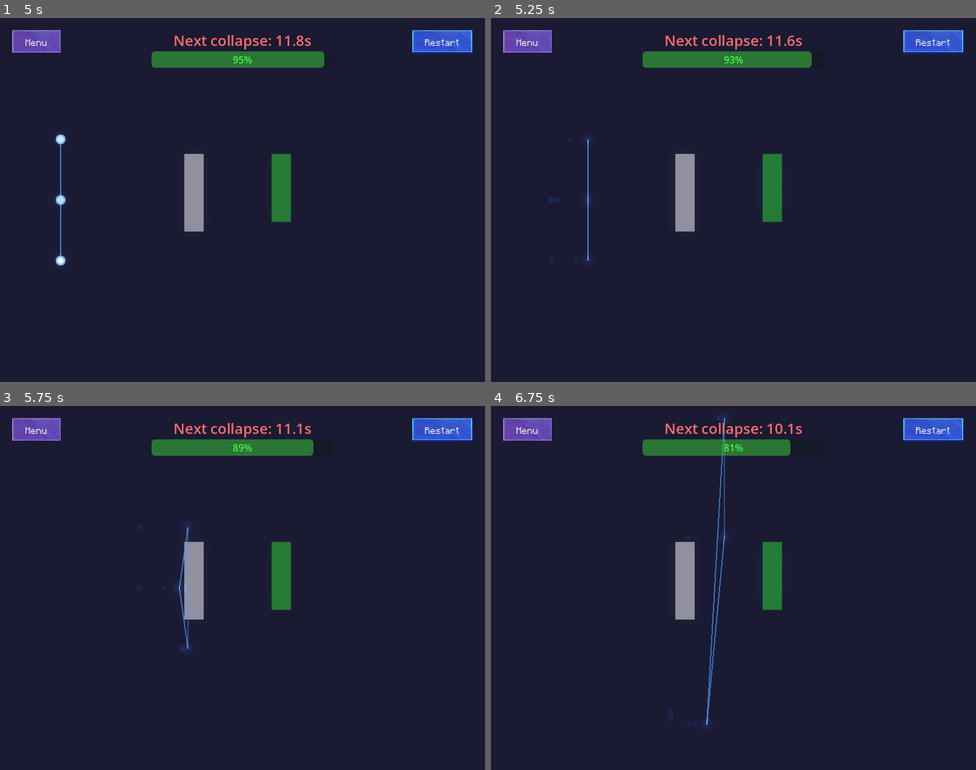
Above: before the commit, frames 1-4 (two rows, left to right).
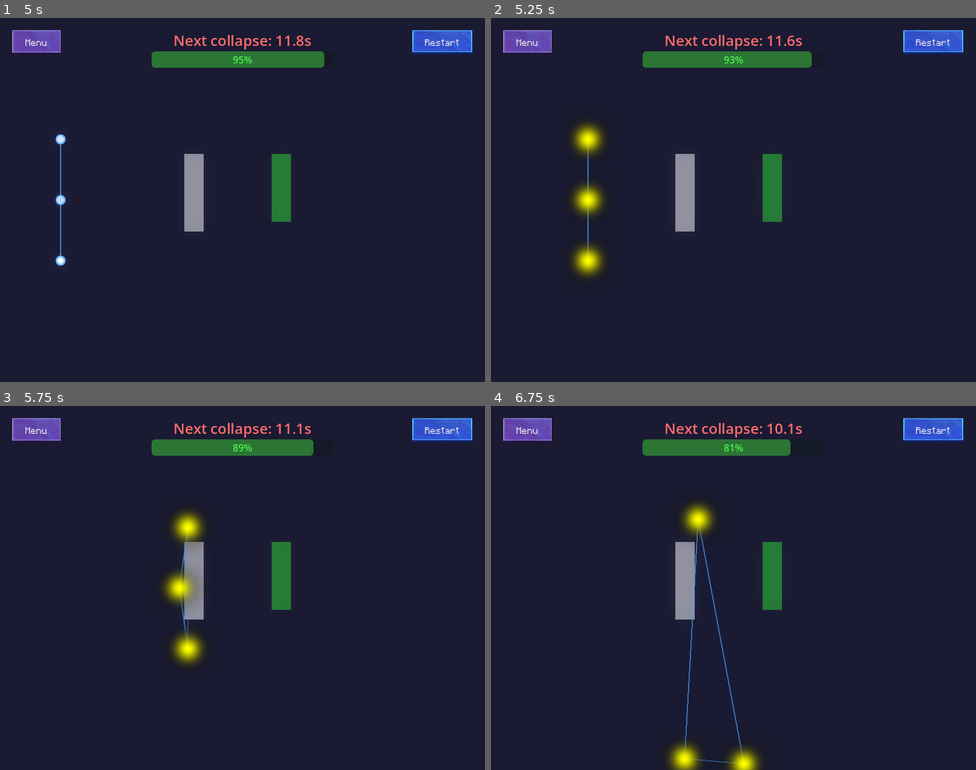
Above: after the commit, the same moments.

Repository: magnoint13/brinqo-2026
Game: Godot game, scene res://ui/MainMenu.tscn
Two runs of this game, one before a commit and one after it. Both use one fixed random seed, a clock stepped at 60 frames per second and the inputs below.
Inputs:
- Up to frame 1 (5 s): click "Start" at 0.5 s; click "Restart" at 1.25 s; click "Restart" at 2 s; click "Restart" at 2.75 s; click "Menu" at 3.5 s; click "Restart Level" at 4.25 s
- Up to frame 2 (5.25 s): hold D (move_right) from 5.03 s (still down); tap Space (collapse) at 5.1 s
- Up to frame 3 (5.75 s): keep holding D (move_right)
- Up to frame 4 (6.75 s): release D (move_right) at 5.78 s; hold Down (move_down) 5.78-6.53 s; tap Space (collapse) at 5.85, 6.6 s; hold D (move_right) from 6.53 s (still down)

Frame 1 is identical in both runs. In frame 2, 1.4% of the frame differs, in the area x 11-24%, y 29-71%; in frame 3, 1.5%; in frame 4, 2.0%, in the area x 36-56%, y 2-100%.

Commit message:
toggle entre wave y particula

Diff:
--- a/scripts/particle.gd
+++ b/scripts/particle.gd
@@ -1,9 +1,13 @@
 extends CharacterBody2D
 
+@export var WAVE_STD: float = 100
+@export var WAVE_SIZE: float = 100
 @export var BALL_RADIUS: float = 8.0
 @export var BALL_SPEED: float = 300.0
 @export var BASE_COLOR: Color = Color(0.39, 0.59, 1.0)
 @export var SURVIVED_COLOR: Color = Color(1.0, 0.84, 0.0)
+
+const WAVE_SHADER = preload("res://scripts/wave_shader.gdshader")
 
 @onready var glow_light = $GlowLight
 @onready var trail_particles = $TrailParticles
@@ -15,6 +19,7 @@
 var is_survived: bool = false
 
 # Visual state
+var wave_rect: MeshInstance2D
 var fade_alpha: float = 1.0
 var ring_alpha: float = 0.0  # For animating the survivor ring
 
@@ -27,6 +32,18 @@
 
 func _ready():
 	rng = RandomNumberGenerator.new()
+
+	wave_rect = MeshInstance2D.new()
+	# Setup shape
+	var quad = QuadMesh.new()
+	quad.size = Vector2(WAVE_SIZE, WAVE_SIZE)
+	wave_rect.mesh = quad
+	# Setup shader
+	var mat = ShaderMaterial.new()
+	mat.shader = WAVE_SHADER
+	wave_rect.material = mat
+	add_child(wave_rect)
+
 	move_and_slide()
 	if trail_particles:
 		trail_particles.emitting = true
@@ -34,13 +51,6 @@
 func _physics_process(delta):
 	# Draw every frame
 	queue_redraw()
-
-	# Update trail emission based on movement
-	if trail_particles:
-		if velocity.length() > 20:
-			trail_particles.amount_ratio = 0.8
-		else:
-			trail_particles.amount_ratio = 0.2
 
 	#### Handle input ####
 	var direction = Vector2.ZERO
@@ -55,10 +65,14 @@
 
 	if Input.is_action_just_pressed("collapse"):
 		collapsed_state = not collapsed_state
+		if collapsed_state:
+			position.x = rng.randfn(position.x, WAVE_STD)
+			position.y = rng.randfn(position.y, WAVE_STD)
 
 	#### Apply movement ####
 	if direction == Vector2.ZERO:
 		return
+
 	direction = direction.normalized()
 
 	# Set velocity for this frame
@@ -83,19 +97,24 @@
 			move_and_collide(slide)
 
 	#### Wrap around screen edges ####
+	var window = get_viewport_rect().size
 	if position.x < 0:
-		position.x = 800
-	elif position.x > 800:
-		position.x = 0
+		position.x += window.x
+	elif position.x > window.x:
+		position.x -= window.x
 
 	if position.y < 0:
-		position.y = 600
-	elif position.y > 600:
-		position.y = 0
+		position.y += window.y
+	elif position.y > window.y:
+		position.y -= window.y
 
 func _draw():
 	if collapsed_state:
 		#### Draw as particle ####
+		wave_rect.visible = false
+		glow_light.visible = true
+		trail_particles.visible = true
+
 		# Main body
 		var color = SURVIVED_COLOR if is_survived else BASE_COLOR
 		color.a = fade_alpha
@@ -115,6 +134,12 @@
 			draw_arc(Vector2.ZERO, BALL_RADIUS + 3, 0, TAU, 16, ring_color, 2.0)
 
 		#### Other effects ####
+		# Update trail emission based on movement
+		if velocity.length() > 20:
+			trail_particles.amount_ratio = 0.8
+		else:
+			trail_particles.amount_ratio = 0.2
+
 		survivor_aura.visible = is_survived and fade_alpha > 0.1
 		if is_survived:
 			survivor_aura.energy = 1.2 * fade_alpha
@@ -127,10 +152,11 @@
 
 	else:
 		#### Draw as wave ####
-		pass
+		wave_rect.visible = true
+		glow_light.visible = false
+		trail_particles.visible = false
 
 #### VFX ######################################################################
-
 
 func set_fade(value: float):
 	fade_alpha = value
--- /dev/null
+++ b/scripts/wave_shader.gdshader
@@ -0,0 +1,10 @@
+shader_type canvas_item;
+
+void vertex() {
+}
+
+void fragment() {
+	vec2 pos = UV.xy - vec2(0.5f);
+	float value = exp(- (pos.x * pos.x + pos.y * pos.y) / (2.0f * 0.25f * 0.25f));
+	COLOR = value * value * vec4(1.0f, 1.0f, 0.0f, 1.0f);
+}
Not shown, added: scripts/wave_shader.gdshader.uid
